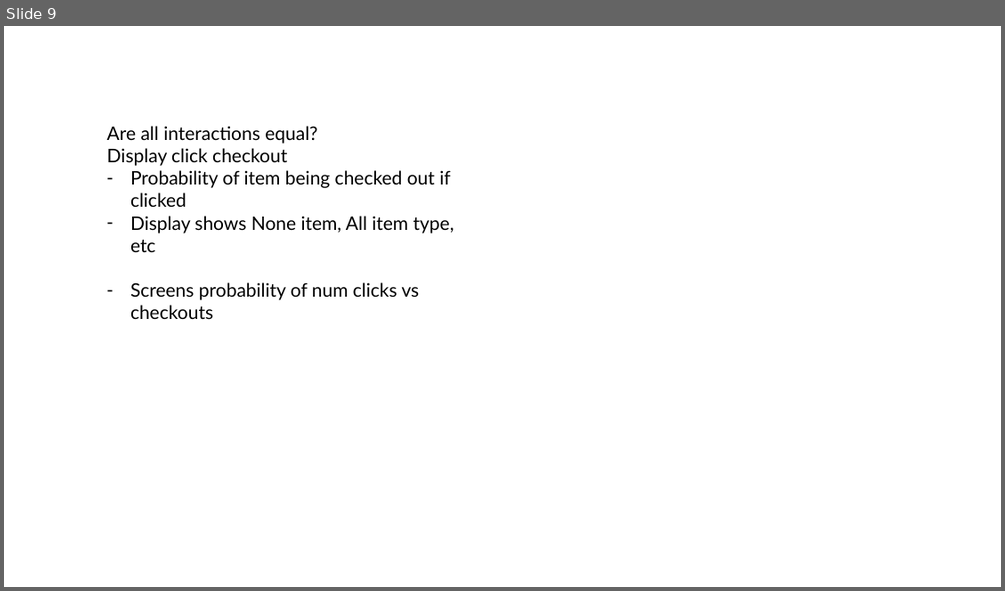
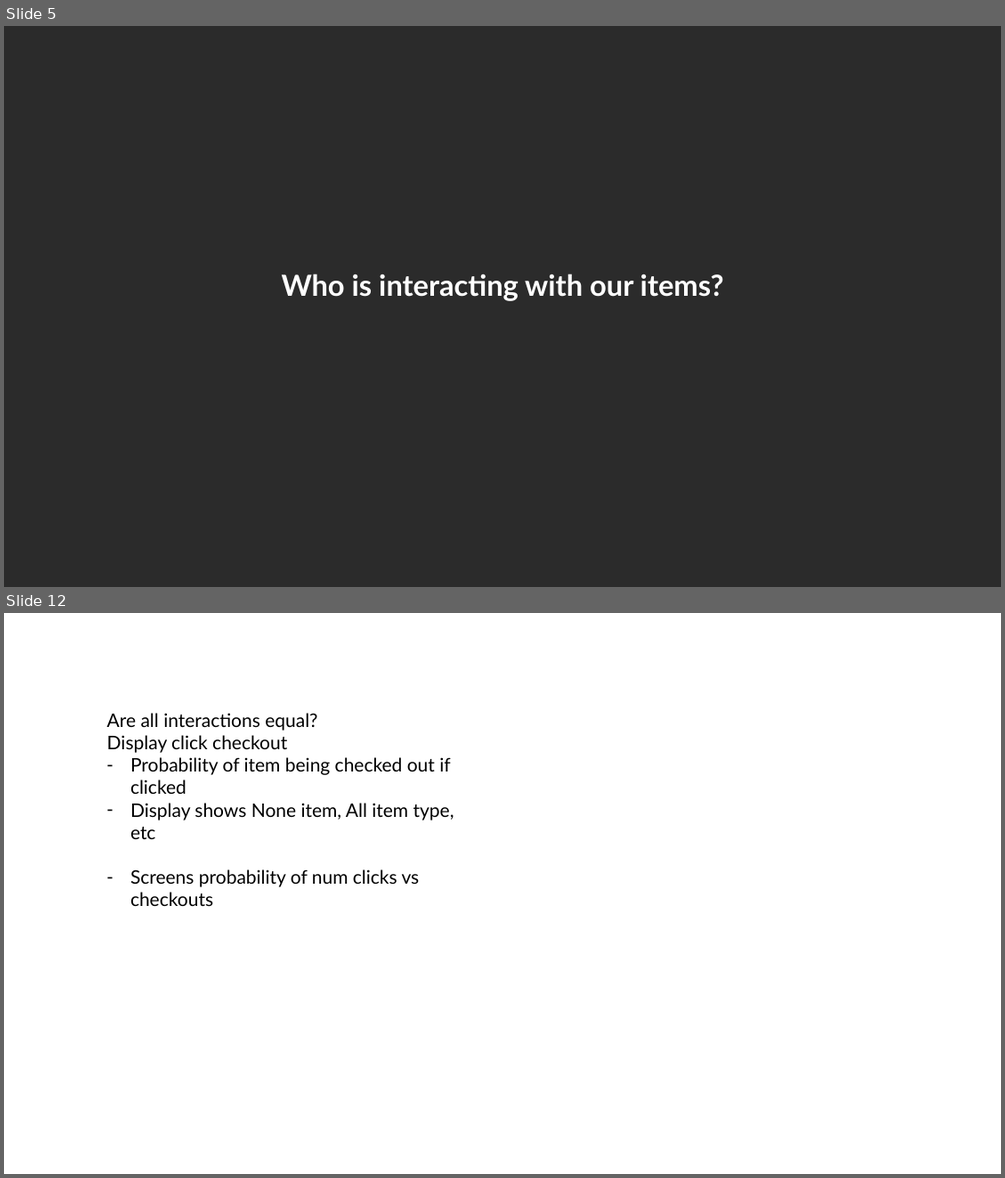
Before and after one commit to lizesteyn/FNBdataquest, a slide deck: Presentation1.pptx. Shown one above the other, each under a label of ours: slide 9 before the commit, slides 5 and 12 after it; the slides between them are not shown. The pictures are 1005x591 and 1005x1178 pixels, drawn with LibreOffice and Linux fonts; fonts in the diff are those of the drawing; background and template pictures are left out; a plain dark background stands for a picture behind light text. Boxes give left, top, right and bottom in pixels: in the first picture for what was removed or moved away, otherwise in the second. Text is boxed around its words. In the diff, an @@ line names an element or a change of style, - is before the commit and + after.

```diff
--- a/Presentation1.pptx
+++ b/Presentation1.pptx
@@ slide 5 added at (4,26,1001,587), background picture (left out) @@
@@ text added at (282,273,724,301), 28 pt, text #FFFFFF, bold @@
+Who is interacting with our items?
@@ what was slide 9 is now slide 12 @@
```
Also in this commit, not shown: 7 slides changed, 12 other slides added, 4 slides removed, 3 other files.
